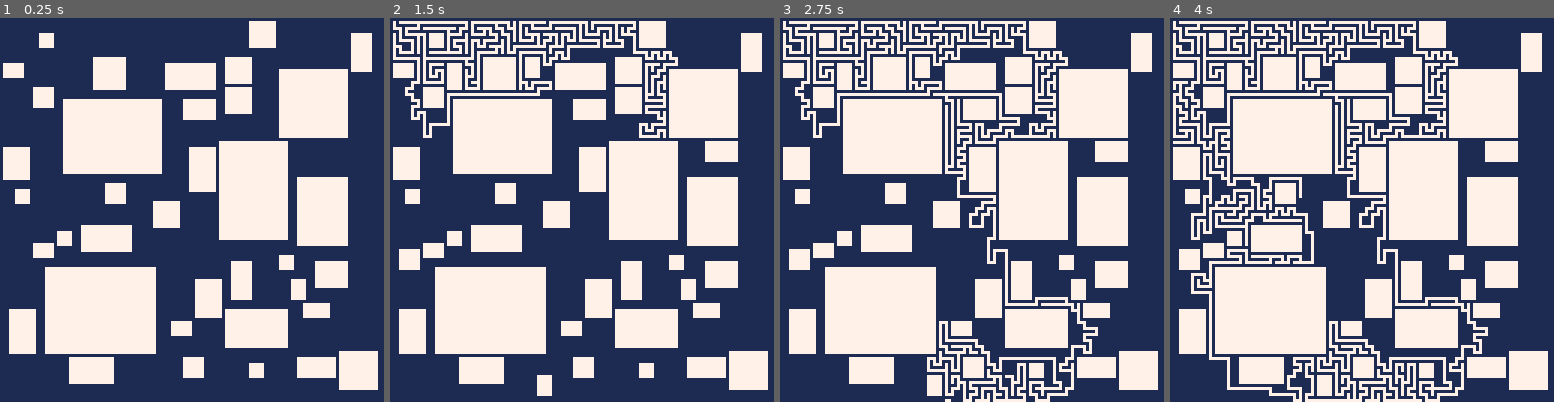
Above: before the commit, frames 1-4 (left to right).
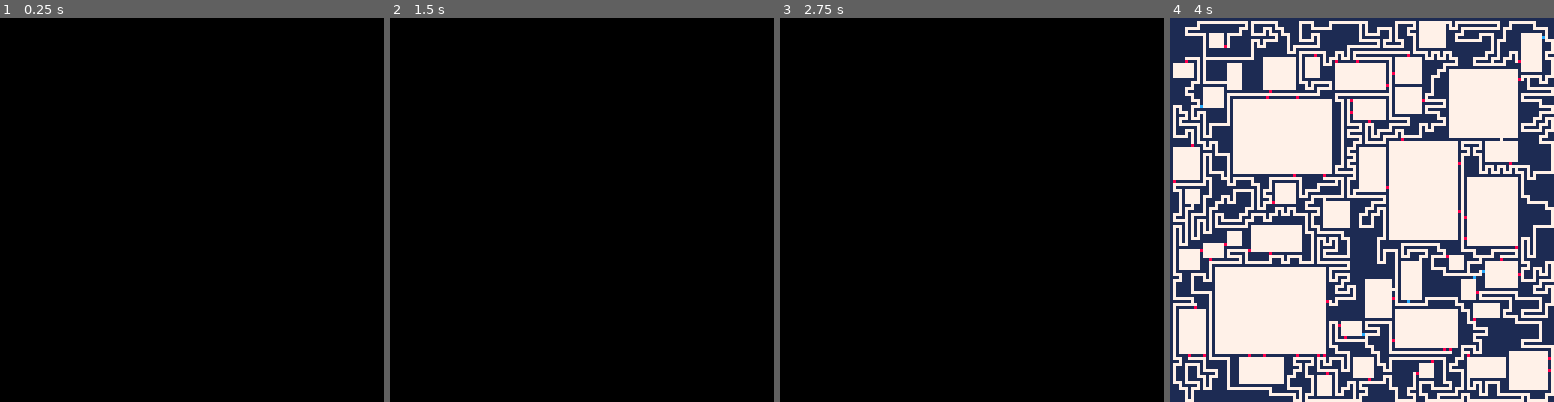
Above: after the commit, the same moments.

Repository: theRenard/PICO-8-Dungeon-Generator
Game: PICO-8 cartridge dungeon-generator.p8
Two runs of this game, one before a commit and one after it. Both use one fixed random seed, a clock stepped at 60 frames per second and the inputs below.
Inputs:
- Up to frame 1 (0.25 s): no input
- Up to frame 2 (1.5 s): no input
- Up to frame 3 (2.75 s): no input
- Up to frame 4 (4 s): no input

The runs differ from the first frame. In frame 1, 100% of the frame differs, in the area x 0-100%, y 0-100%; in frame 2, 100%; in frame 3, 100%; in frame 4, 11%.

Commit message:
Refactor maze generation logic to disable drawStep and implement dead end tracking

Diff:
--- a/lua/generator.lua
+++ b/lua/generator.lua
@@ -7,7 +7,7 @@
 --]]
 
 -- Constants
-local drawStep = true
+local drawStep = false
 local method = 3 -- chose_random = 1, chose_oldest = 2, chose_newest = 3
 local dungeonWidth = 128
 local dungeonHeight = 128
@@ -24,7 +24,8 @@
 local dungeon = create2DArr(dungeonWidth, dungeonHeight, wallTile)
 local regions = create2DArr(dungeonWidth, dungeonHeight, nil)
 local connectorRegions = create2DArr(dungeonWidth, dungeonHeight, nil)
-local maze = {}
+local deadEnds = {}
+
 local currentRegion = 0
 
 function choseIndex(ceil)
@@ -71,8 +72,8 @@
     currentRegion += 1
 end
 
-function addMaze(pos)
-    add(maze, pos)
+function addDeadEnd(pos)
+    add(deadEnds, pos)
 end
 
 function addJunction(pos)
@@ -85,14 +86,12 @@
     else
         setTile(pos, closedDoorTile)
     end
-    addMaze(pos)
 end
 
 function growMaze(startPos)
     addRegion()
     local positions = {}
     carve(startPos)
-    addMaze(startPos)
     add(positions, startPos)
 
     while #positions > 0 do
@@ -110,8 +109,6 @@
             if canCarve(neighborPos) and canCarve(nextNeighborTile) then
                 carve(neighborPos)
                 carve(nextNeighborTile)
-                addMaze(neighborPos)
-                addMaze(nextNeighborTile)
                 add(positions, nextNeighborTile)
                 if drawStep then drawDungeon() end
                 index = nil
@@ -269,26 +266,46 @@
 function removeDeadEnds()
     local done = false
 
-    while not done do
-        done = true
-        for _, pos in pairs(maze) do
+    -- add dead ends
+    forEachArr2D(
+        dungeon, function(x, y)
+            if not isWall({ x = x, y = y }) then
+                local exits = 0
+                for _, direction in pairs(Direction.CARDINAL) do
+                    local neighborPos = {
+                        x = x + direction.x,
+                        y = y + direction.y
+                    }
+                    if not isWall(neighborPos) then
+                        exits += 1
+                    end
+                end
+                if exits == 1 then
+                    addDeadEnd({ x = x, y = y })
+                end
+            end
+        end
+    )
+
+    while #deadEnds > 0 do
+        for _, pos in pairs(deadEnds) do
             local x, y = pos.x, pos.y
-            local exits = 0
+            local paths = {}
             for _, direction in pairs(Direction.CARDINAL) do
                 local neighborPos = {
                     x = x + direction.x,
                     y = y + direction.y
                 }
                 if not isWall(neighborPos) then
-                    exits = exits + 1
-                end
-            end
-            if exits == 1 then
+                    add(paths, neighborPos)
+                end
+            end
+            if #paths == 1 then
                 fill({ x = x, y = y })
-                del(maze, pos)
-                done = false
+                addDeadEnd(paths[1])
                 if drawStep then drawDungeon() end
             end
+            del(deadEnds, pos)
         end
     end
 end
